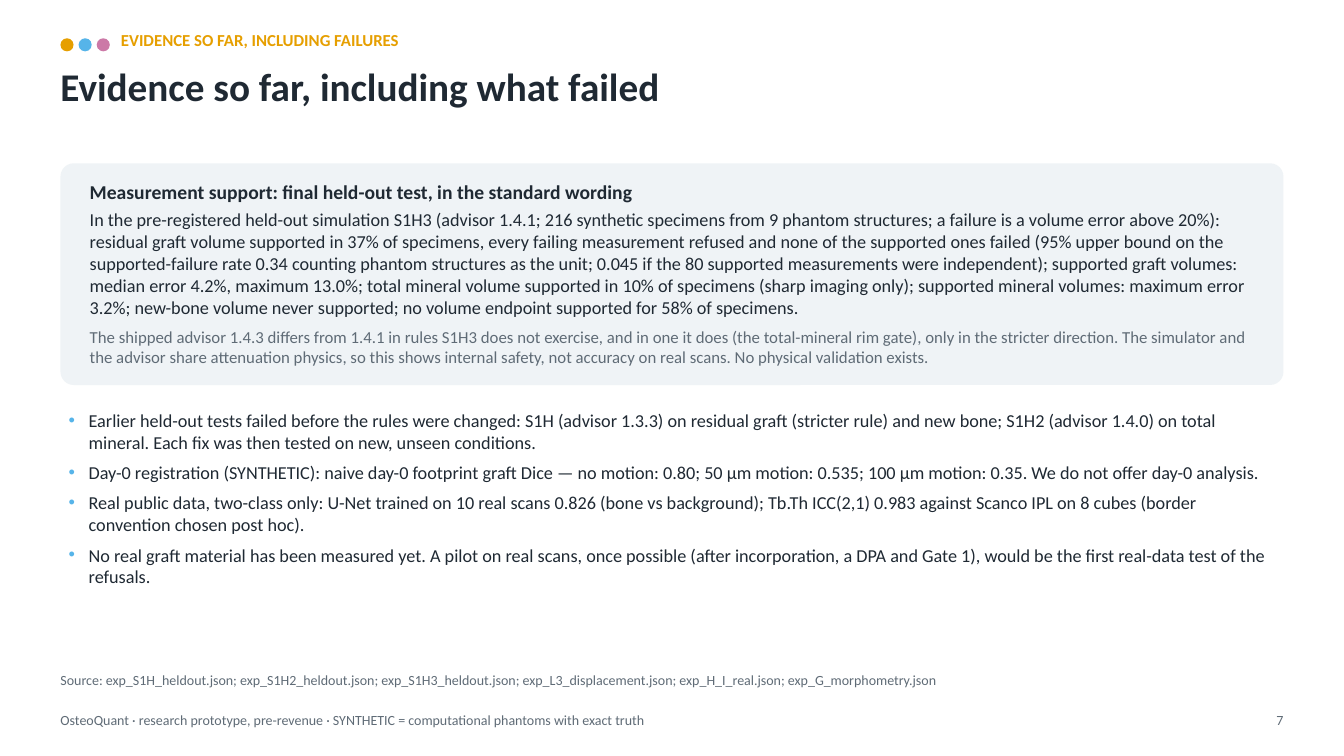
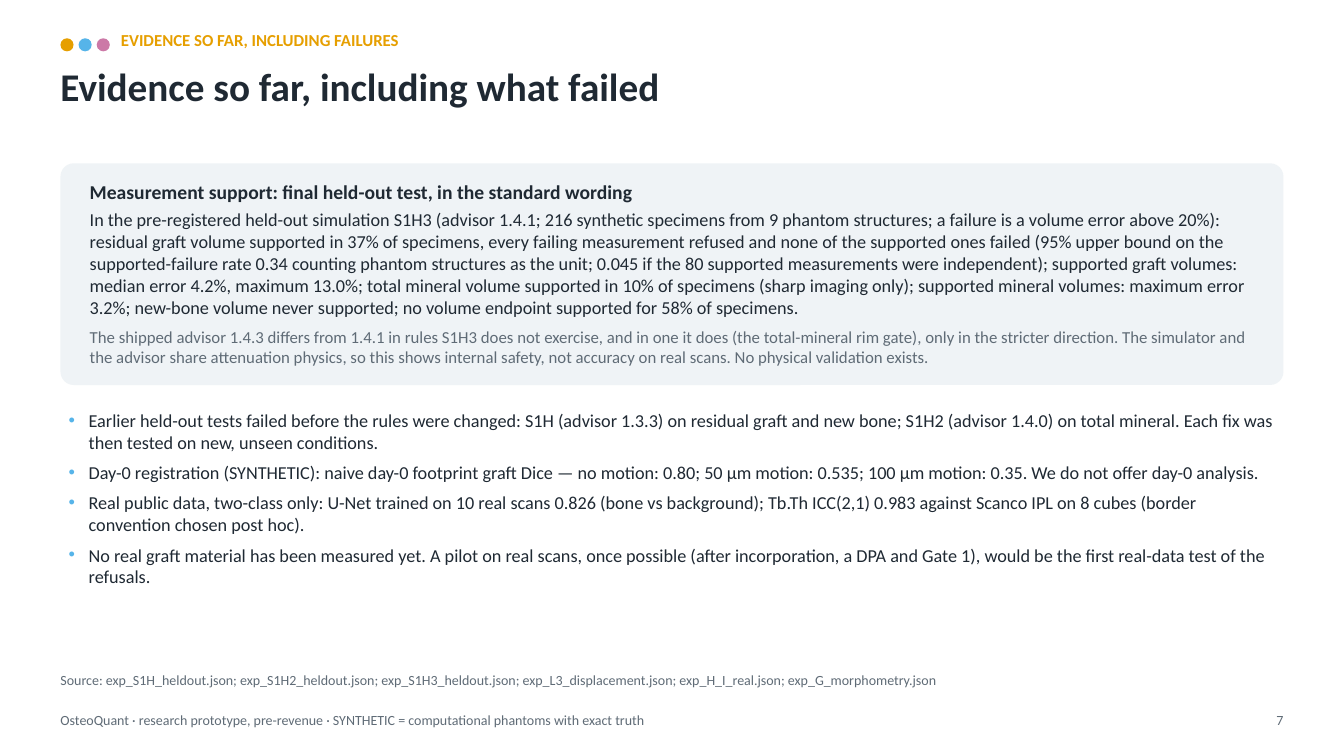
Before and after one commit to arnavhiteshpatel-cloud/playground, a slide deck: slide 7 of investor/OsteoQuant_Commercial_Pilot_Deck.pptx. Drawn at 1344x756 pixels with LibreOffice and Linux fonts; fonts in the diff are those of the drawing. Boxes give left, top, right and bottom in pixels: in the first picture for what was removed or moved away, otherwise in the second. Text is boxed around its words. In the diff, an @@ line names an element or a change of style, - is before the commit and + after.

```diff
--- a/investor/OsteoQuant_Commercial_Pilot_Deck.pptx
+++ b/investor/OsteoQuant_Commercial_Pilot_Deck.pptx
@@ text at bbox=[89, 414, 1273, 451]: text changed @@
-• Earlier held-out tests failed before the rules were changed: S1H (advisor 1.3.3) on residual graft (stricter rule) and new bone; S1H2 (advisor 1.4.0) on total mineral. Each fix was then tested on new, unseen conditions.
+• Earlier held-out tests failed before the rules were changed: S1H (advisor 1.3.3) on residual graft and new bone; S1H2 (advisor 1.4.0) on total mineral. Each fix was then tested on new, unseen conditions.
```
Also in this commit, not shown: 4 other files.
